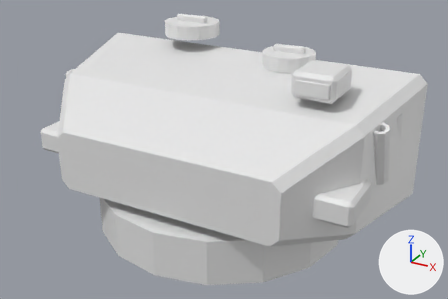
Before and after pictures for a commit that changed the glTF model assets/source/units/directorate/sources/main_battle_tank/kit/turret_body.gltf.
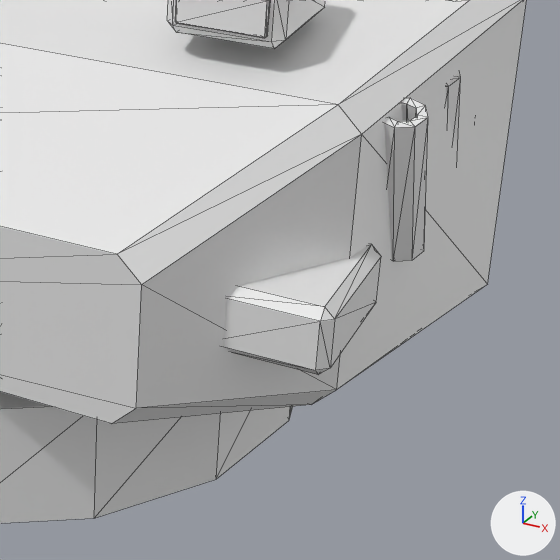
The first picture shows the older version from a 50 mm lens placed at (0.419, -0.779, 0.492), pointed at (0.007, -0.03, 0.118). The close-ups show the older and then the newer version on the part from 51% to 98% of the width and 29% to 100% of the height of that picture. Only the edits that show in the close-ups are written down. Arrows for +X, +Y and +Z are at lower right; the lights stay in place. The close-ups show mesh edges as thin lines. Vertices at exactly the same position are counted once.

Names of what the first close-up shows: 'turret_body'.
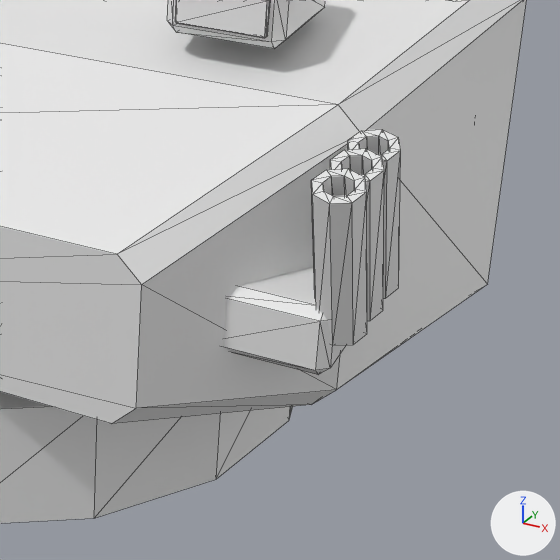
The change, as JSON lines over the scene's bpy script:
```json
{"block": "me_turret_body", "where": "me_turret_body.from_pydata(...)  # 538 vertices, 1020 faces; spans x -0.27..0.27, y -0.21..0.17, z 0.0..0.29"}
{"block": "me_turret_body", "where": "# used by ob_turret_body; location = (0.0, 0.0, 0.0)"}
{"block": "me_turret_body", "change": "me_turret_body part 1: the loose piece of 32 vertices spanning x 0.233..0.257, y 0.044..0.091, z 0.126..0.214 is moved by (0.0, -0.165, 0.0)"}
{"block": "me_turret_body", "change": "me_turret_body part 2: the loose piece of 32 vertices spanning x 0.233..0.257, y -0.016..0.031, z 0.126..0.214 is moved by (0.0, -0.13, 0.0)"}
{"block": "me_turret_body", "change": "me_turret_body part 3: the loose piece of 32 vertices spanning x 0.233..0.257, y -0.076..-0.029, z 0.126..0.214 is moved by (0.0, -0.095, 0.0)"}
```

Pixel boxes [x1, y1, x2, y2] of what changed, in the close-ups (560 x 560 px; the box of a moved part takes in the faces that stretch with it):
```json
{"part": 1, "of": "me_turret_body", "change": "moved or reshaped", "after": [348, 129, 401, 298], "on screen": "not visible before"}
{"part": 2, "of": "me_turret_body", "change": "moved or reshaped", "before": [446, 72, 461, 150], "after": [330, 148, 384, 321]}
{"part": 3, "of": "me_turret_body", "change": "moved or reshaped", "before": [384, 98, 428, 261], "after": [312, 169, 367, 345]}
```
